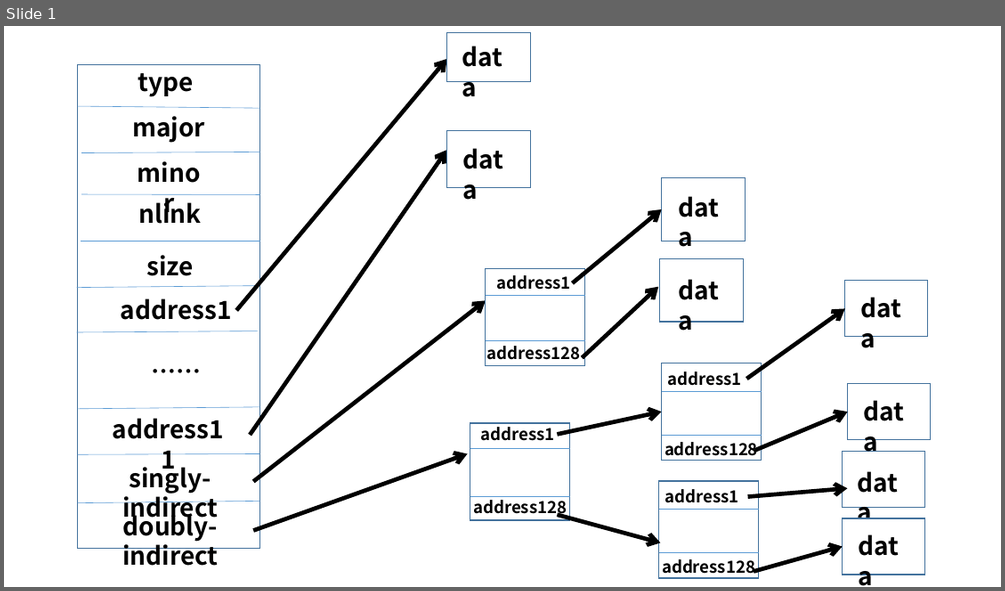
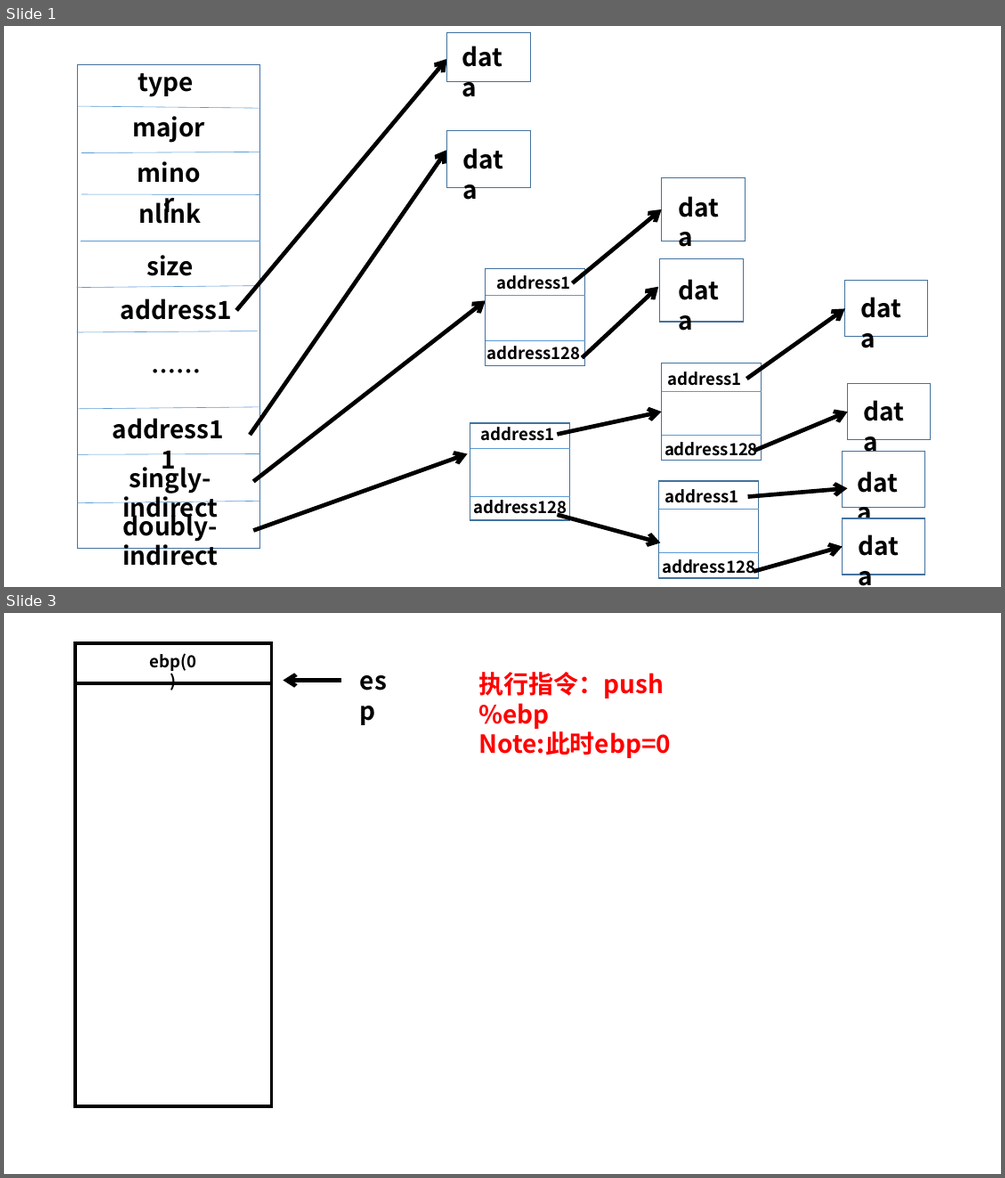
Before and after one commit to DawnGuoDev/MIT6.828Learn, a slide deck: notes/image/doubly-indirect.pptx. Shown one above the other, each under a label of ours: slide 1 before the commit, slides 1 and 3 after it; the slides between them are not shown. The pictures are 1005x591 and 1005x1178 pixels, drawn with LibreOffice and Linux fonts; fonts in the diff are those of the drawing. Boxes give left, top, right and bottom in pixels: in the first picture for what was removed or moved away, otherwise in the second. Text is boxed around its words. In the diff, an @@ line names an element or a change of style, - is before the commit and + after.

```diff
--- a/notes/image/doubly-indirect.pptx
+++ b/notes/image/doubly-indirect.pptx
@@ slide 3 added at (x1=4, y1=613, x2=1001, y2=1174), background #FFFFFF @@
@@ rectangle added at (x1=75, y1=643, x2=271, y2=1106), outline #000000 3 pt @@
@@ text added at (x1=150, y1=653, x2=197, y2=671), 16 pt, text #000000, bold @@
+ebp(0)
@@ text added at (x1=353, y1=662, x2=407, y2=699), 24 pt, text #000000, bold @@
+esp
@@ line added from (75, 683) to (272, 683), #000000 3 pt @@
@@ arrow added from (341, 681) to (283, 681), #000000 4 pt @@
@@ text added at (x1=479, y1=672, x2=672, y2=758), 24 pt, text #FF0000, bold @@
+执行指令：push %ebp
+Note:此时ebp=0
```
Also in this commit, not shown: 8 other slides added, 8 other files.
